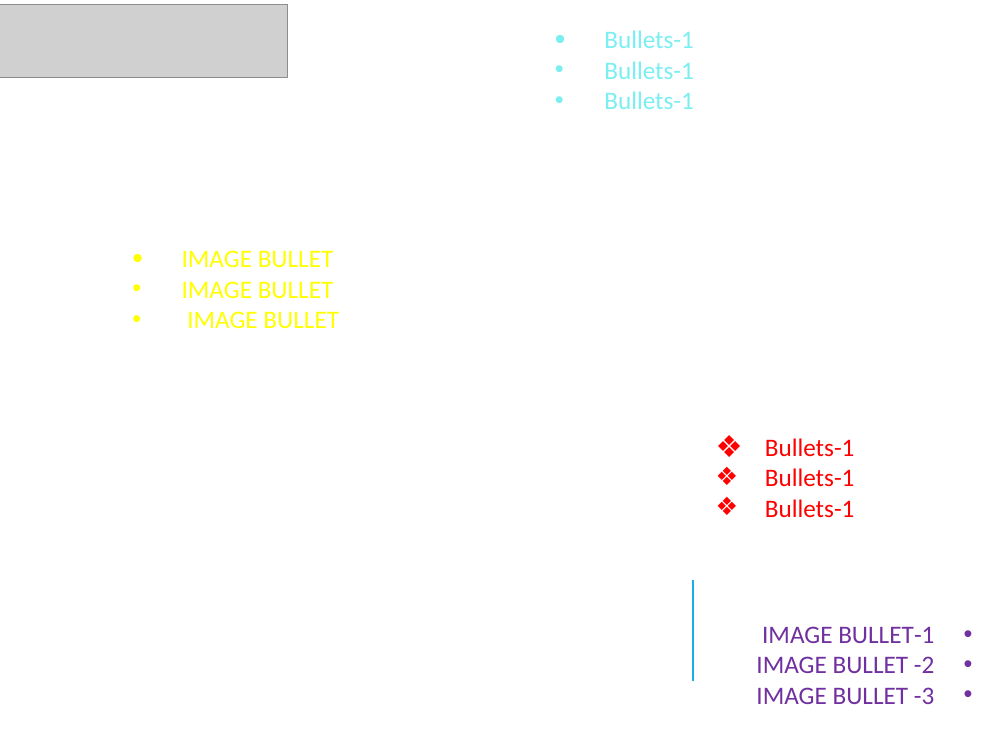
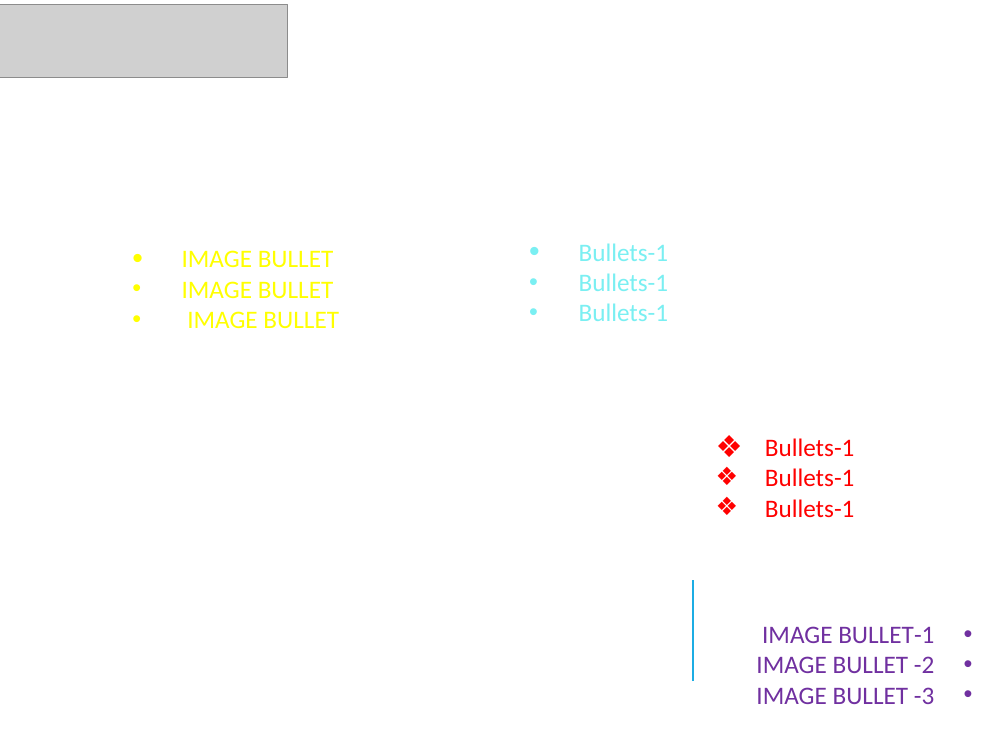
Before and after one commit to meshesha/PPTXjs, a slide deck: slide 10 of Sample_12.pptx. Drawn at 1008x756 pixels with LibreOffice and Linux fonts; fonts in the diff are those of the drawing; grey boxes stand for pictures; background and template pictures are left out. Boxes give left, top, right and bottom in pixels: in the first picture for what was removed or moved away, otherwise in the second. Text is boxed around its words. In the diff, an @@ line names an element or a change of style, - is before the commit and + after.

```diff
--- a/Sample_12.pptx
+++ b/Sample_12.pptx
@@ text "Bullets-1": place and size @@
-text "Bullets-1" at <box>604,30,694,109</box>
+text "Bullets-1" at <box>579,243,669,321</box>
```
Also in this commit, not shown: 2 other slides changed, 1 slide added.
